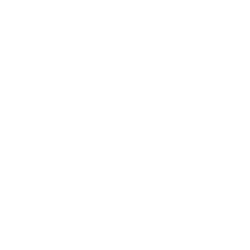
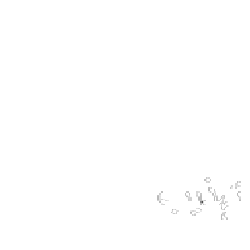
Two versions of the same layered image (250 × 250). Layer-by-layer changes:
added layer "ශිෂ්ටාචාරය" above "图层 11" over [left=221, top=217, right=228, bottom=220]
added layer "图层 11" above "सभ्यता" over [left=157, top=177, right=241, bottom=220]
added layer "mandala" above "图层 9" over [left=157, top=191, right=199, bottom=201]
hid "Sibhialt acht" over [left=159, top=177, right=216, bottom=194]
hid "图层 3" over [left=157, top=177, right=241, bottom=220]
